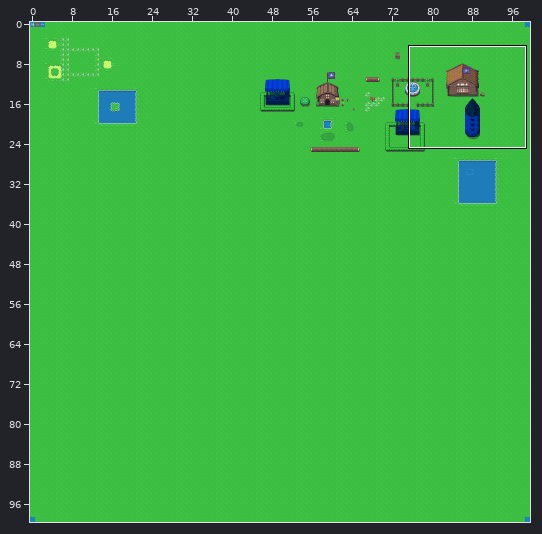
Tiled map -- zeldish.tmx. The first picture is a wide view before the edit; the outline marks the close-up.
Close-up. Before:
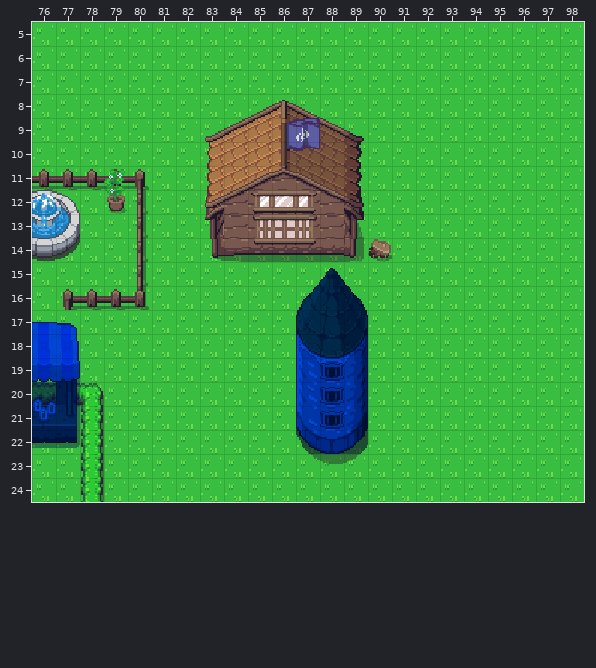
Cells are 16x16 px. Shown: x 76..98, y 5..24.
Once edited:
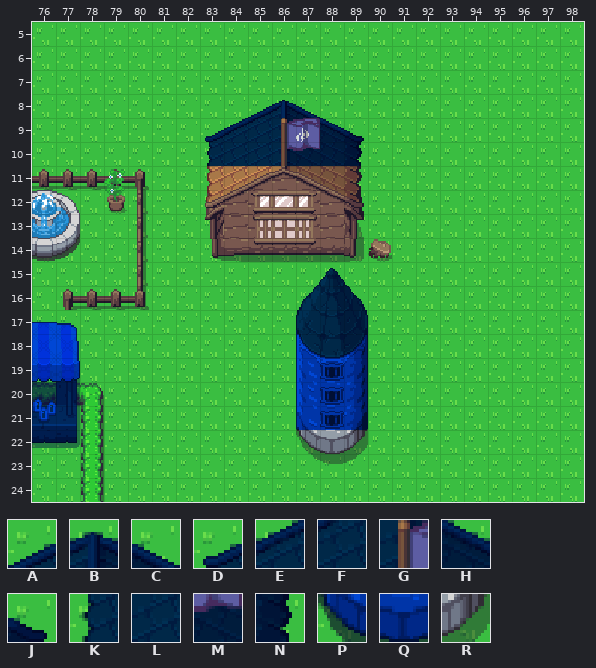
Key: from "Overworld": A 793, B 794, C 795, D 855, E 856, F 857, G 858, H 860, J 861, K 919, L 920, M 923, N 925, P 1728, Q 1729, R 1730.
_ is an empty cell.
See-through tiles are keyed as they look on the map.
Author's note on the commit: Also have animation layer aboveChar
From old to new:
Layer "blocking tiles":
y 8: x 85..87 ABC -> ___
y 9: x 83..86 DEFG -> ____; x 88..89 HJ -> __
y 10: x 83..89 KLLGMMN -> _______
Layer "above char":
y 8: x 85..87 ___ -> ABC
y 9: x 83..86 ____ -> DEFG; x 88..89 __ -> HJ
y 10: x 83..89 _______ -> KLLGMMN
y 22: x 87..89 PQR -> ___
Changed places in both close-ups, as pixel boxes (x1, y1, x2, y2):
changed: (205, 100, 364, 166)
removed: (296, 430, 368, 454)
